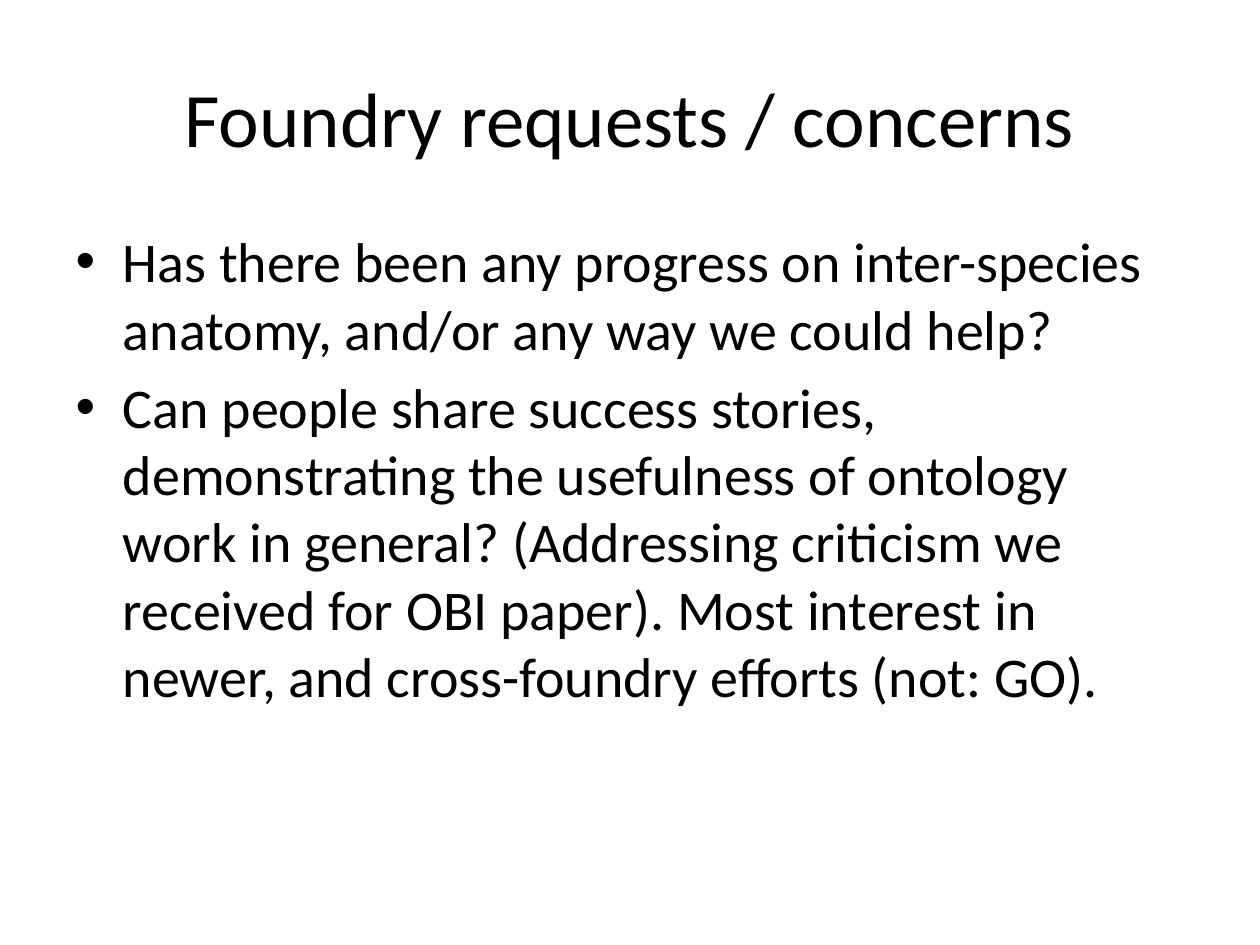
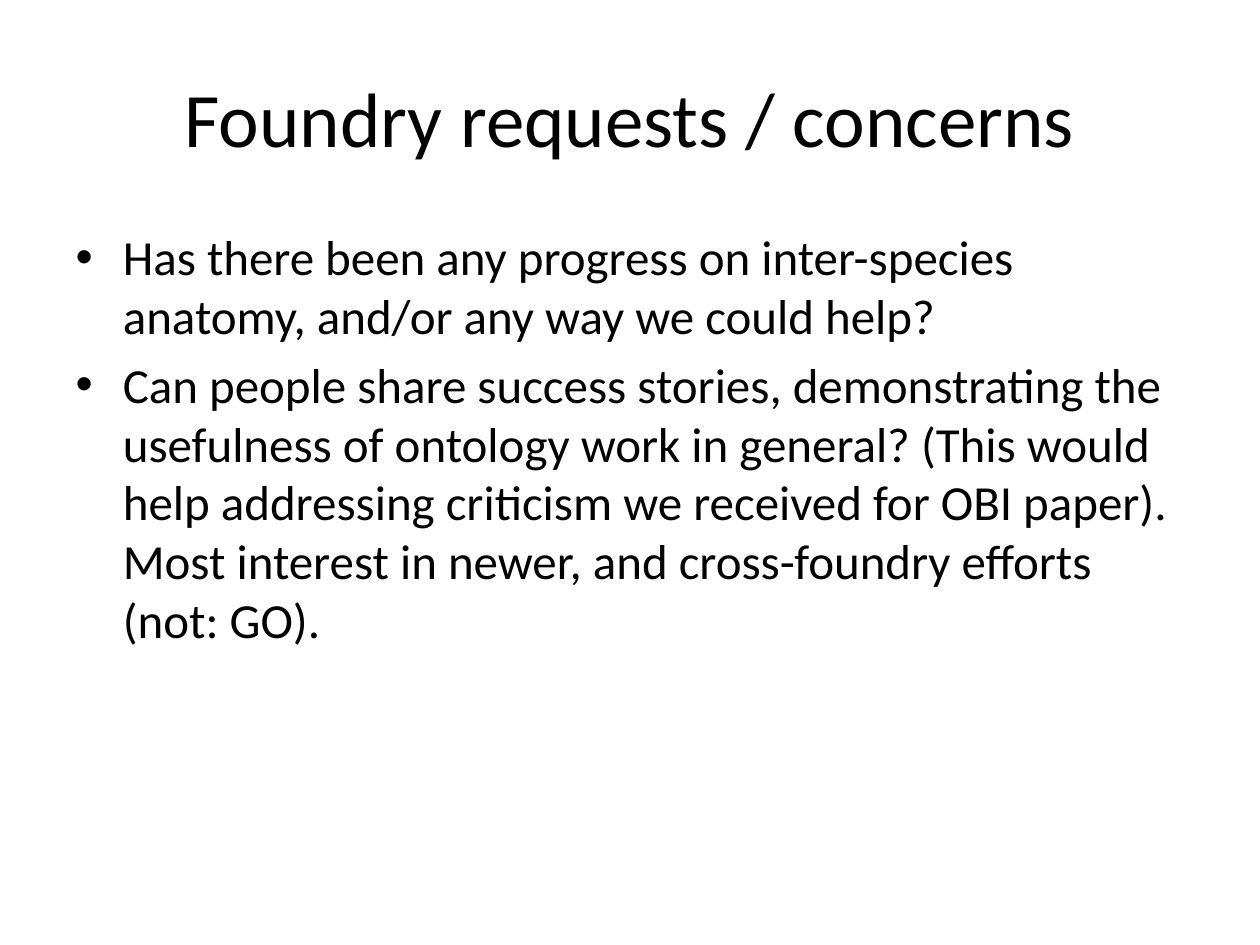
Before and after one commit to jamesaoverton/obi-backup, a slide deck: slide 9 of docs/presentations/2010-02 OBO foundry presentation.pptx (slide 8 before the commit). Drawn at 1260x945 pixels with LibreOffice and Linux fonts; fonts in the diff are those of the drawing. Boxes give left, top, right and bottom in pixels: in the first picture for what was removed or moved away, otherwise in the second. Text is boxed around its words. In the diff, an @@ line names an element or a change of style, - is before the commit and + after.

Commit message:
final version.

```diff
--- a/docs/presentations/2010-02 OBO foundry presentation.pptx
+++ b/docs/presentations/2010-02 OBO foundry presentation.pptx
@@ text at <box>123,241,1013,342</box>: size 32 to 28 pt in "Has there been any progress on inter-species ..." @@
@@ text at <box>123,369,1166,645</box>: text changed; size 32 to 28 pt @@
-• Can people share success stories, demonstrating the usefulness of ontology work in general? (Addressing criticism we received for OBI paper). Most interest in newer, and cross-foundry efforts (not: GO).
+• Can people share success stories, demonstrating the usefulness of ontology work in general? (This would help addressing criticism we received for OBI paper). Most interest in newer, and cross-foundry efforts (not: GO).
```
Also in this commit, not shown: 5 other slides changed, 1 slide added.
